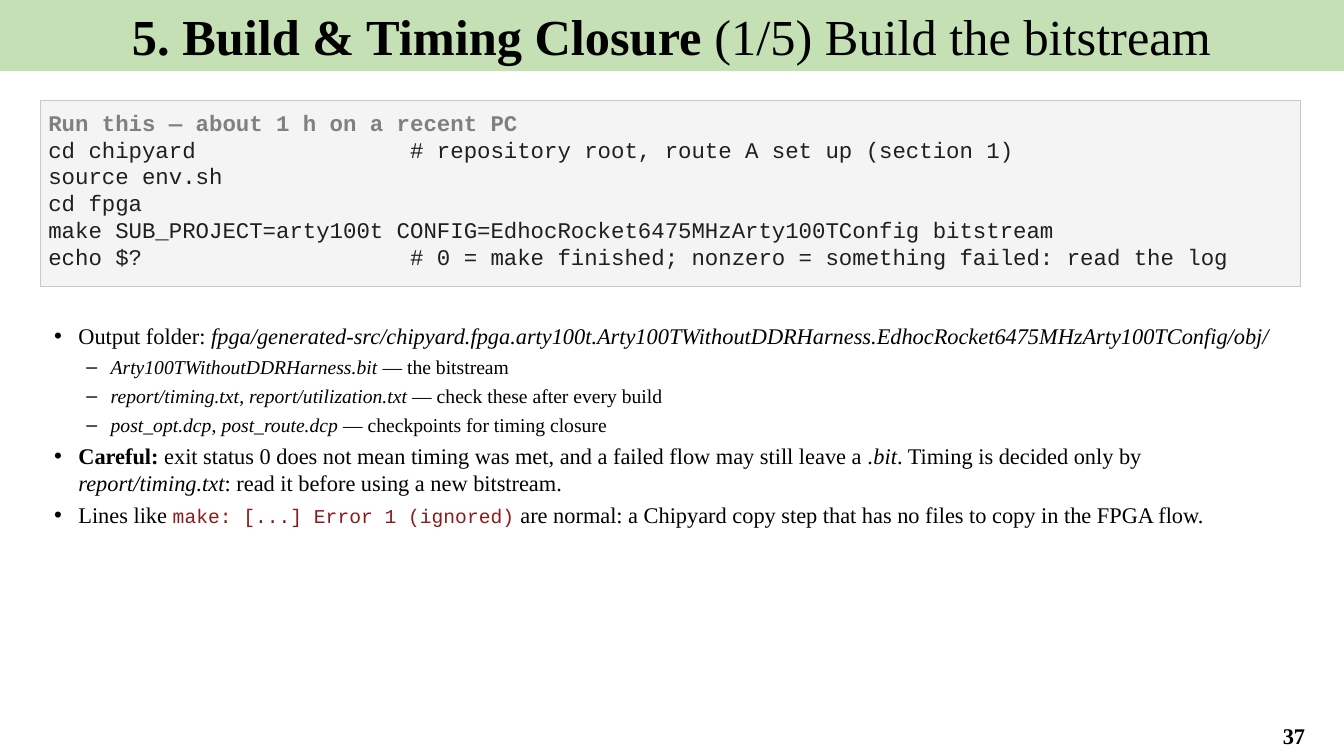
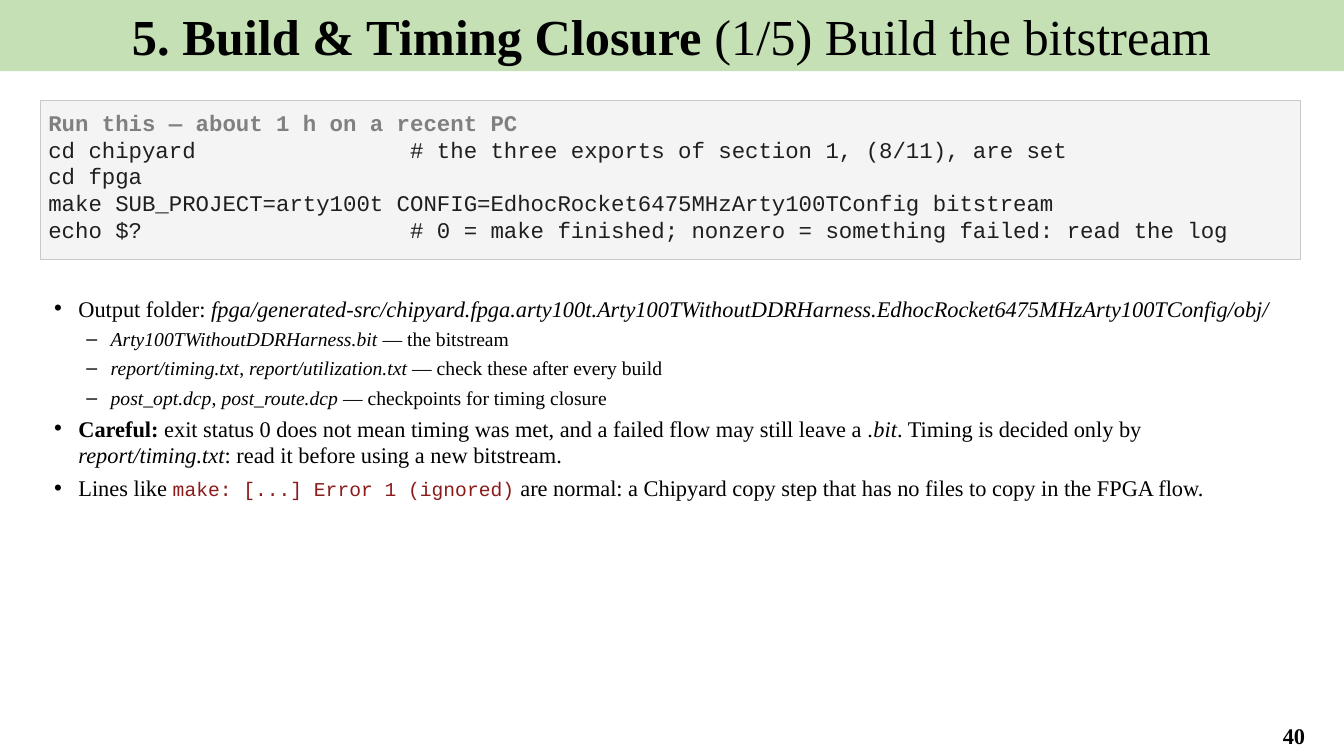
Before and after one commit to Khaiduy/chipyard-edhoc, a slide deck: slide 40 of fpga/sw/export/docs/slides/01_EDHOC_SoC_on_Arty_A7-100T.pptx (slide 37 before the commit). Drawn at 1344x756 pixels with LibreOffice and Linux fonts; fonts in the diff are those of the drawing. Boxes give left, top, right and bottom in pixels: in the first picture for what was removed or moved away, otherwise in the second. Text is boxed around its words. In the diff, an @@ line names an element or a change of style, - is before the commit and + after.

Commit message:
docs: no-conda setup, tested on a clean Ubuntu 24.04
Install only what the course uses: apt packages (incl. jq, JDK 17, dtc),
riscv-gnu-toolchain 2025.06.07 from source (with the moved newlib/binutils
mirrors), the Chipyard submodule script and firtool 1.61.0. No Verilator,
FireSim or FireMarshal. New Lesson 1 slides for Vivado, the tools and
route A; the closure recipe is split in two Vivado runs so a crash after
routing only repeats the short part.

```diff
--- a/fpga/sw/export/docs/slides/01_EDHOC_SoC_on_Arty_A7-100T.pptx
+++ b/fpga/sw/export/docs/slides/01_EDHOC_SoC_on_Arty_A7-100T.pptx
@@ rectangle "Run this — about 1 ...": place and size @@
-rectangle "Run this — about 1 ..." at bbox=[40, 101, 1301, 287]
+rectangle "Run this — about 1 ..." at bbox=[40, 101, 1301, 260]
@@ text in rectangle at bbox=[48, 141, 1067, 163]: text changed @@
-cd chipyard # repository root, route A set up (section 1)
-source env.sh
+cd chipyard # the three exports of section 1, (8/11), are set
@@ text "Output folder: fpga/generated-src/chipyard.fpga.arty100t.Art ...": place and size @@
-text "Output folder: fpga/generated-src/chipyard.fpga.arty100t.Art ..." at bbox=[78, 328, 1268, 528]
+text "Output folder: fpga/generated-src/chipyard.fpga.arty100t.Art ..." at bbox=[78, 301, 1268, 501]
@@ page number at bbox=[1283, 729, 1305, 745]: text changed @@
-37
+40
```
Also in this commit, not shown: 10 other slides changed, 3 slides added, 7 other files.
